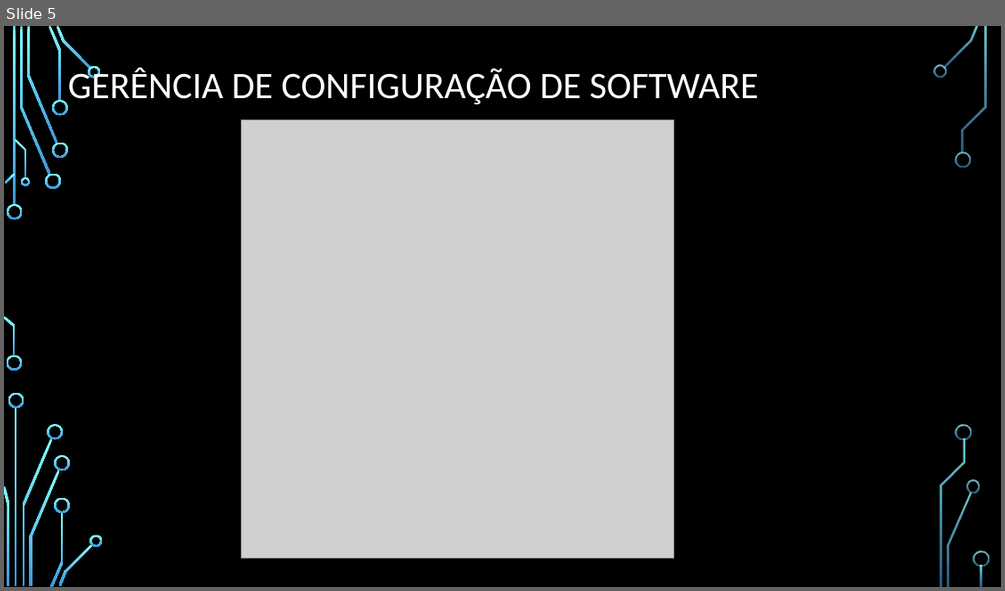
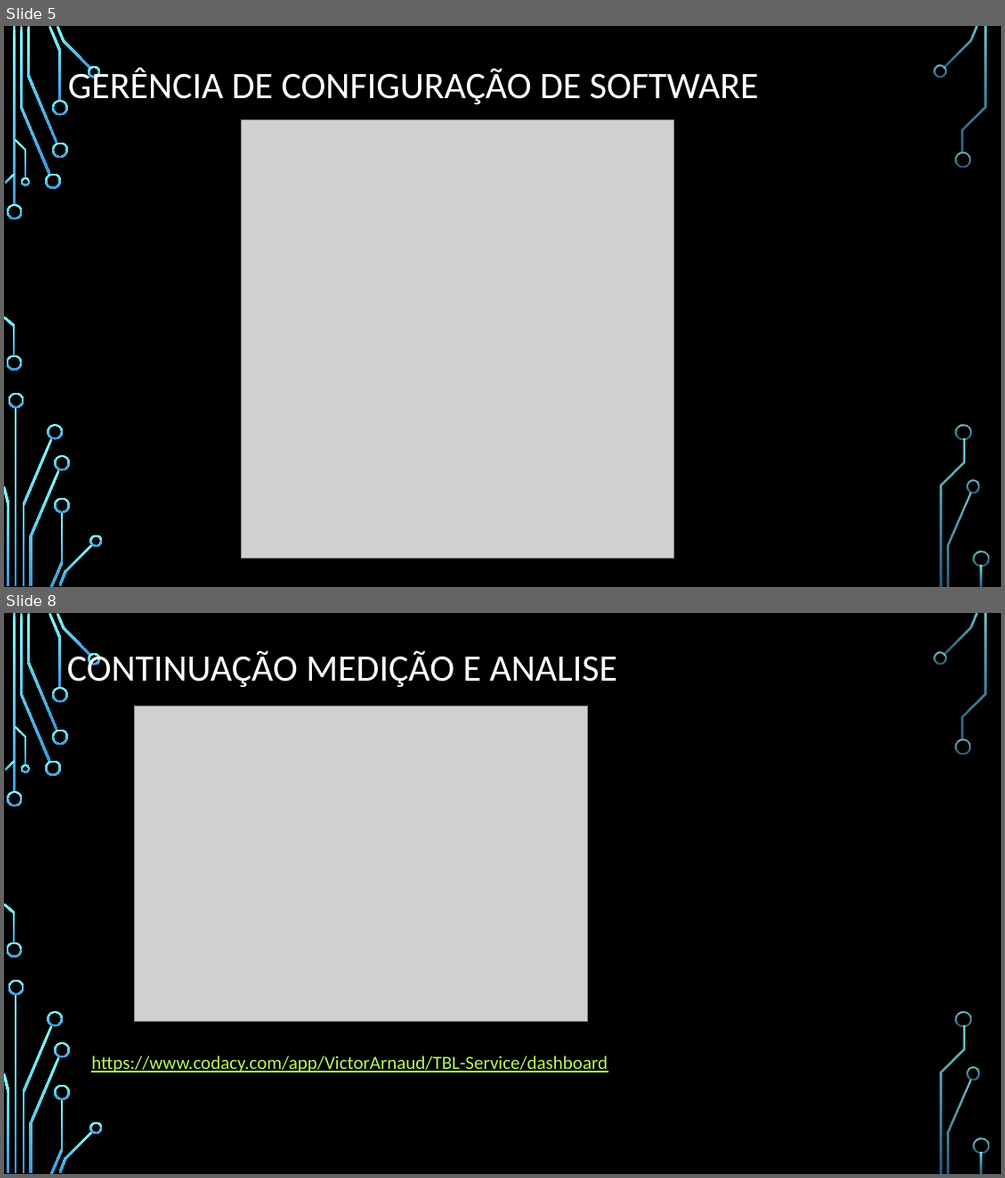
Before and after one commit to DeniseCruz/GerenciaConfig, a slide deck: MedicaoMetricas.pptx. Shown one above the other, each under a label of ours: slide 5 before the commit, slides 5 and 8 after it; the slides between them are not shown. The pictures are 1005x591 and 1005x1178 pixels, drawn with LibreOffice and Linux fonts; fonts in the diff are those of the drawing; grey boxes stand for pictures; background and template pictures are left out. Boxes give left, top, right and bottom in pixels: in the first picture for what was removed or moved away, otherwise in the second. Text is boxed around its words. In the diff, an @@ line names an element or a change of style, - is before the commit and + after.

```diff
--- a/MedicaoMetricas.pptx
+++ b/MedicaoMetricas.pptx
@@ slide 8 added at [4,613,1001,1174], background picture (left out); not listed: 36 template elements that a slide beside it also shows @@
@@ title added at [67,649,618,687], 36 pt, text #FFFFFF @@
+CONTINUAÇÃO MEDIÇÃO E ANALISE
@@ picture added at [134,706,587,1022] @@
@@ text added at [91,1055,607,1072], 18 pt, text #B8FA56, underline @@
+https://www.codacy.com/app/VictorArnaud/TBL-Service/dashboard
```
Also in this commit, not shown: 3 other slides added, 1 slide removed.
